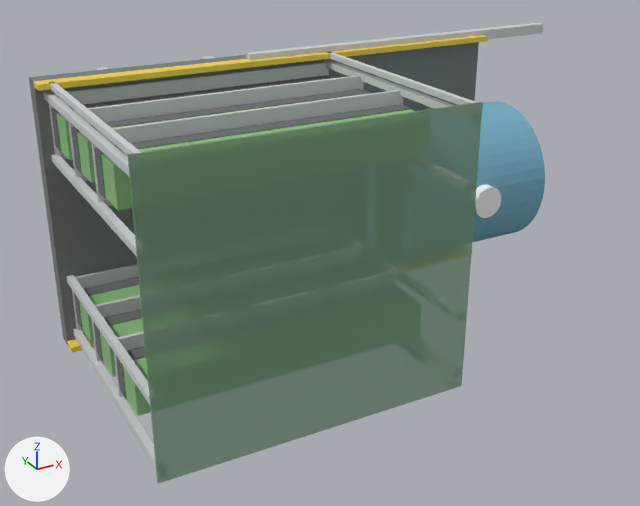
The OBJ model ros2_ws/src/fs_description/meshes/katar/trailer_link.obj, before and after one commit.
Both versions are drawn from a 50 mm lens placed at (-5.7, -6.46, 2.32), pointed at (-2.72, -1.04, -0.39). The axes (+X, +Y, +Z) are drawn at lower left. The lights are the same throughout. The picture after the commit comes second. Where no turn or scale is listed for an object, it has been applied to the vertices.

Names of what the first picture shows: 'boom_rail_7', 'canopy_L1520_3_45', 'canopy_R1000_3_69', 'canopy_R1520_3_81', 'deck_1', 'racks_82', 'shade_net_8', 'shade_posts_83', 'side_rails_2', 'tank_4', 'tank_filler_5', 'tray_L1520_3_44' and 21 more.
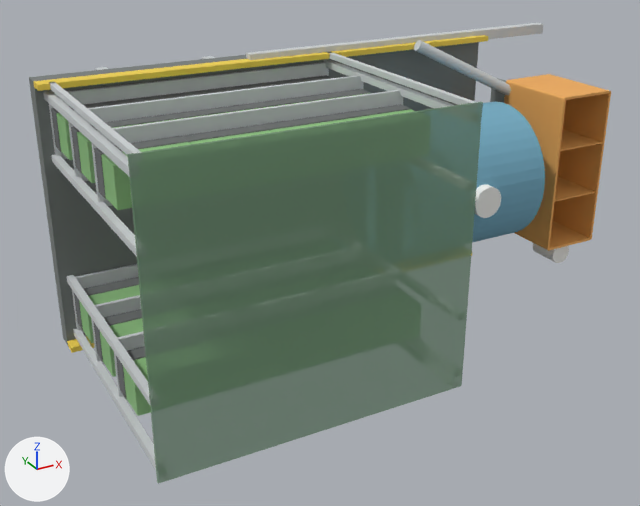
Changed parts and their boxes [x1, y1, x2, y2] in the pictures (640 x 506 px):
'amendment_hopper_84', added (orange): after [504, 74, 611, 250]
'screw_feeder_87', added: after [414, 40, 511, 96]
'hydrogel_doser_86', added: after [533, 243, 569, 263]
'hopper_legs_85', added (mostly hidden): after [490, 78, 506, 103]

The change, as a list of edits to the scene's bpy script:
```text
Add mat_orange_100:
    mat_orange_100 = principled_material('orange_100')
    mat_orange_100.base_color = (0.88, 0.42, 0.11)  # orange #f1ad5d
    mat_orange_100.roughness = 0.827
Add me_screw_feeder_87:
    me_screw_feeder_87.from_pydata(...)  # 84 vertices, 164 faces; spans x -1.621..-0.479, y -0.804..-0.555, z 0.41..1.04
    me_screw_feeder_87.materials.append(mat_steel_100)  # light grey #ced3d4
Add me_hydrogel_doser_86:
    me_hydrogel_doser_86.from_pydata(...)  # 84 vertices, 164 faces; spans x -0.59..-0.41, y -1.31..-1.05, z -0.85..-0.67
    me_hydrogel_doser_86.materials.append(mat_white_100)  # white #f7f7f3
Add me_hopper_legs_85:
    me_hopper_legs_85.from_pydata(...)  # a box spanning x -0.53..-0.47, y -0.705..-0.255, z -0.55..0.55
    me_hopper_legs_85.materials.append(mat_graphite_100)  # grey #797e7c
Add me_amendment_hopper_84:
    me_amendment_hopper_84.from_pydata(...)  # 120 vertices, 236 faces; spans x -0.75..-0.25, y -1.4..-0.7, z -0.65..0.65
    me_amendment_hopper_84.materials.append(mat_orange_100)  # orange #f1ad5d
Add ob_screw_feeder_87:
    ob_screw_feeder_87 = bpy.data.objects.new('screw_feeder_87', me_screw_feeder_87)
    ob_screw_feeder_87.location = (0.0, 0.0, 0.0)
Add ob_hydrogel_doser_86:
    ob_hydrogel_doser_86 = bpy.data.objects.new('hydrogel_doser_86', me_hydrogel_doser_86)
    ob_hydrogel_doser_86.location = (0.0, 0.0, 0.0)
Add ob_hopper_legs_85:
    ob_hopper_legs_85 = bpy.data.objects.new('hopper_legs_85', me_hopper_legs_85)
    ob_hopper_legs_85.location = (0.0, 0.0, 0.0)
Add ob_amendment_hopper_84:
    ob_amendment_hopper_84 = bpy.data.objects.new('amendment_hopper_84', me_amendment_hopper_84)
    ob_amendment_hopper_84.location = (0.0, 0.0, 0.0)
```
